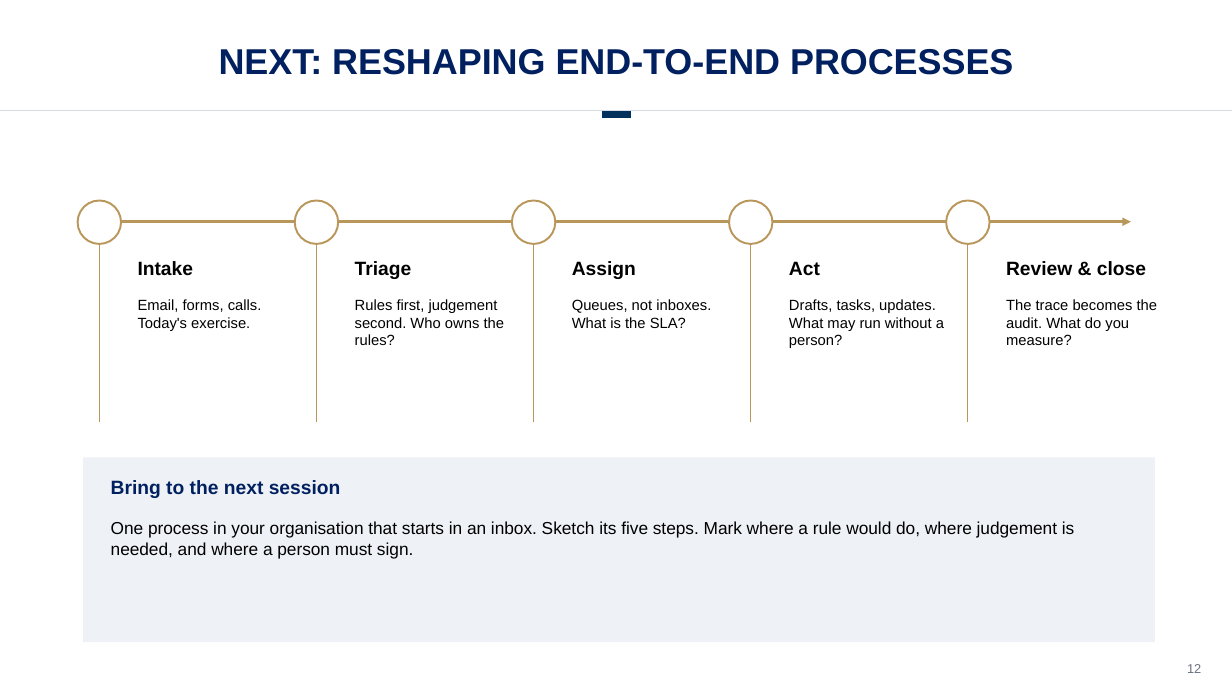
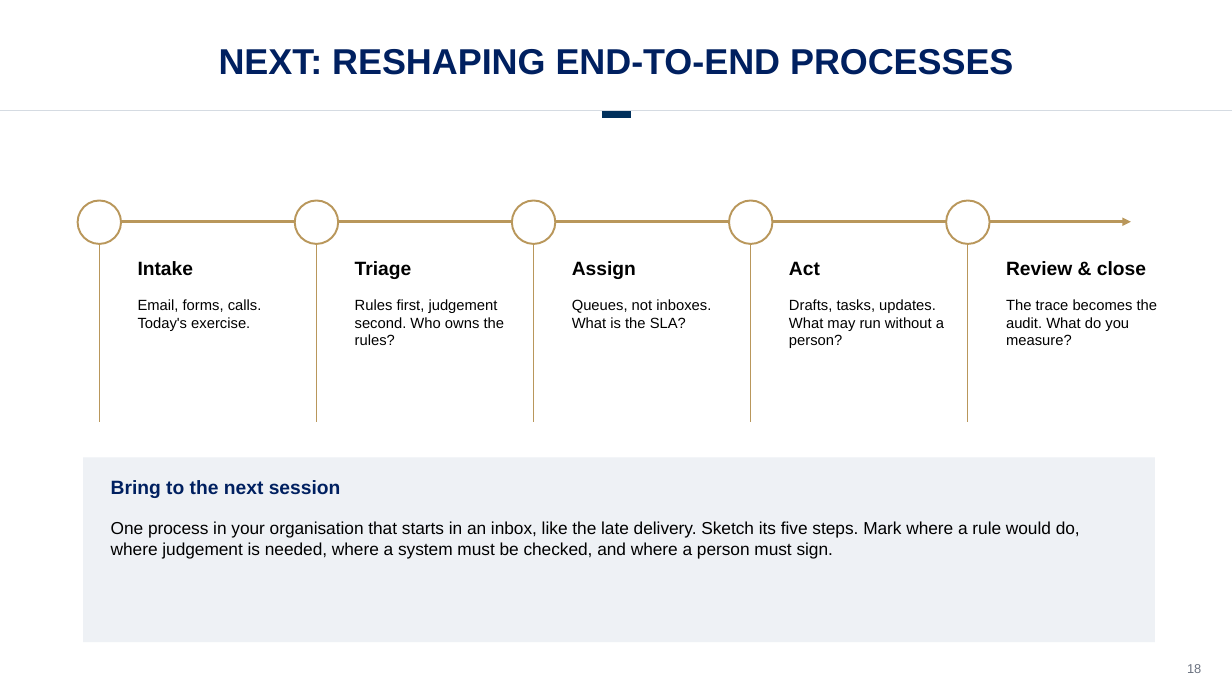
Before and after one commit to drestrepoa/Claudecode, a slide deck: slide 18 of slides/agent-challenge-hr.pptx (slide 12 before the commit). Drawn at 1232x693 pixels with LibreOffice and Linux fonts; fonts in the diff are those of the drawing; background and template pictures are left out. Boxes give left, top, right and bottom in pixels: in the first picture for what was removed or moved away, otherwise in the second. Text is boxed around its words. In the diff, an @@ line names an element or a change of style, - is before the commit and + after.

```diff
--- a/slides/agent-challenge-hr.pptx
+++ b/slides/agent-challenge-hr.pptx
@@ text at box(111, 521, 1080, 559): text changed @@
-One process in your organisation that starts in an inbox. Sketch its five steps. Mark where a rule would do, where judgement is needed, and where a person must sign.
+One process in your organisation that starts in an inbox, like the late delivery. Sketch its five steps. Mark where a rule would do, where judgement is needed, where a system must be checked, and where a person must sign.
@@ text at box(1187, 664, 1201, 673): text changed @@
-12
+18
```
Also in this commit, not shown: 7 other slides changed, 6 slides added, 1 other file.
